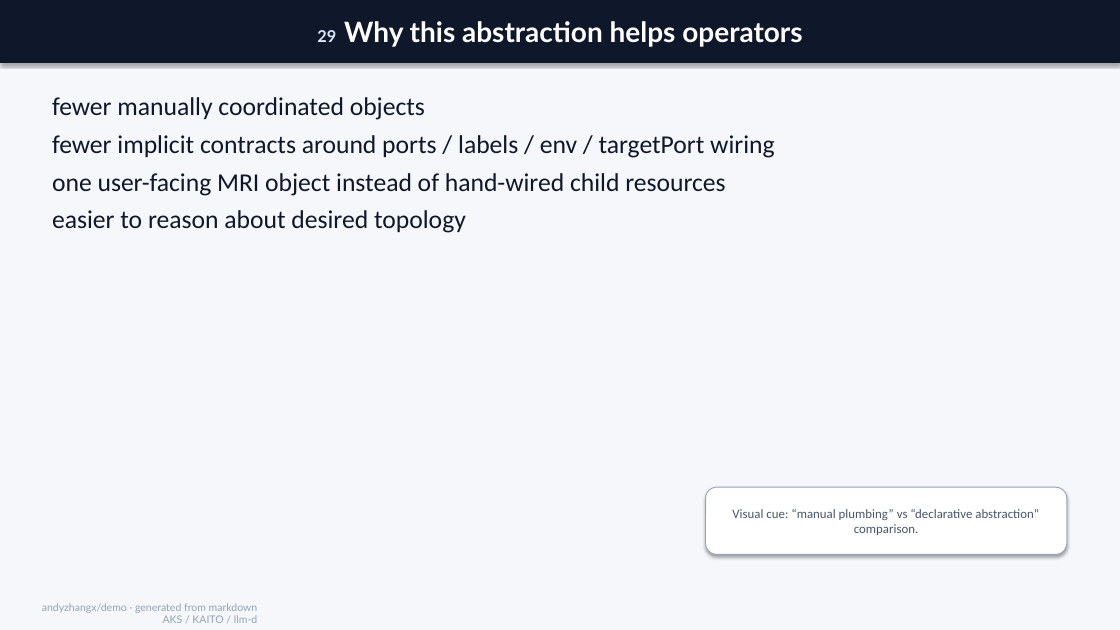
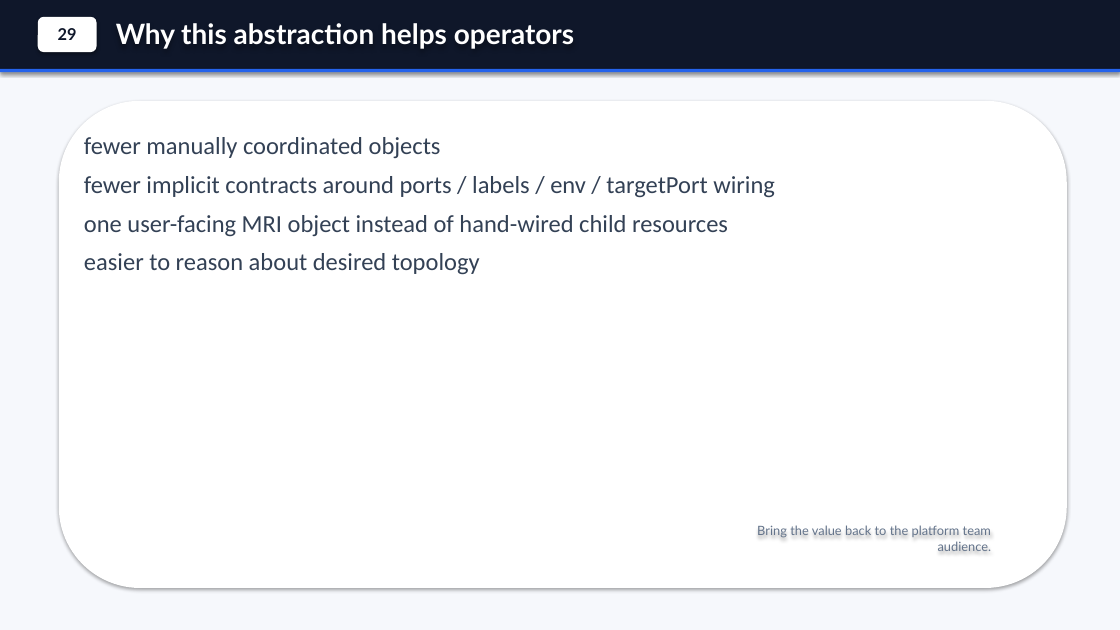
Before and after one commit to andyzhangx/demo, a slide deck: slide 30 of llm/kubecon-na-2026-pd-disaggregation.pptx. Drawn at 1120x630 pixels with LibreOffice and Linux fonts; fonts in the diff are those of the drawing. Boxes give left, top, right and bottom in pixels: in the first picture for what was removed or moved away, otherwise in the second. Text is boxed around its words. In the diff, an @@ line names an element or a change of style, - is before the commit and + after.

Commit message:
polish generated PD deck visuals

```diff
--- a/llm/kubecon-na-2026-pd-disaggregation.pptx
+++ b/llm/kubecon-na-2026-pd-disaggregation.pptx
@@ background #F5F7FA to #F6F8FC @@
@@ rectangle added at (x1=0, y1=0, x2=1120, y2=71), fill #0F172A @@
@@ rounded rectangle added at (x1=38, y1=17, x2=97, y2=52), fill #FFFFFF, 14 pt, text #0F172A, bold @@
+29
@@ text "Why this abstraction helps operators" moved from (x1=0, y1=0, x2=1120, y2=63) to (x1=116, y1=23, x2=574, y2=49) @@
@@ text "Why this abstraction helps operators" at (x1=116, y1=23, x2=574, y2=49): fill #0F172A to none; shadow off @@
@@ text at (x1=116, y1=23, x2=574, y2=49): text changed @@
-29 Why this abstraction helps operators
+Why this abstraction helps operators
@@ rectangle added at (x1=0, y1=69, x2=1120, y2=72), fill #2563EB @@
@@ rounded rectangle added at (x1=59, y1=101, x2=1067, y2=588), fill #FFFFFF @@
@@ text "fewer manually coordinated objects" moved from (x1=52, y1=97, x2=774, y2=233) to (x1=84, y1=137, x2=775, y2=275) @@
@@ text "fewer manually coordinated objects" at (x1=84, y1=137, x2=775, y2=275): size 22 to 21 pt, text colour #0F172A to #334155; more space between paragraphs @@
@@ rounded rectangle removed at (x1=706, y1=487, x2=1067, y2=555) @@
-Visual cue: “manual plumbing” vs “declarative abstraction” comparison.
@@ text added at (x1=757, y1=525, x2=992, y2=551), 11 pt, text #64748B @@
+Bring the value back to the platform team audience.
@@ text removed at (x1=42, y1=603, x2=258, y2=623) @@
-andyzhangx/demo · generated from markdown
-AKS / KAITO / llm-d
```
Also in this commit, not shown: 34 other slides changed, 1 slide added, 1 slide removed, 1 other file.
